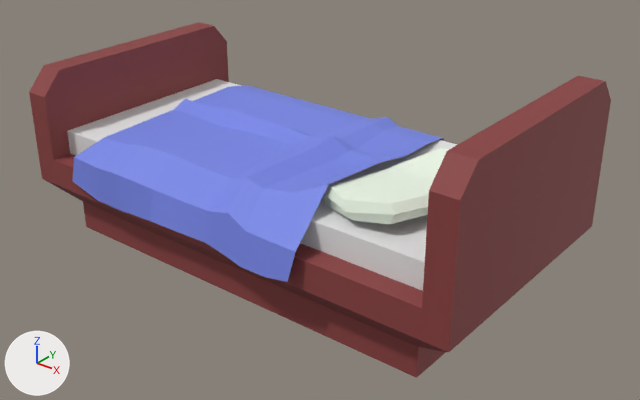
One commit to the FBX model raw/models/objects/bed01.fbx: the scene before it, then after it.
The view is the same before and after, from a camera (50 mm lens) standing at (0.899, -1.08, 0.78) and looking at (0.038, -0.003, 0.112). The lights are fixed; the arrows at lower left show +X, +Y and +Z. Where no turn or scale is listed for an object, it has been applied to the vertices.

Objects in the first picture: 'Bed'.
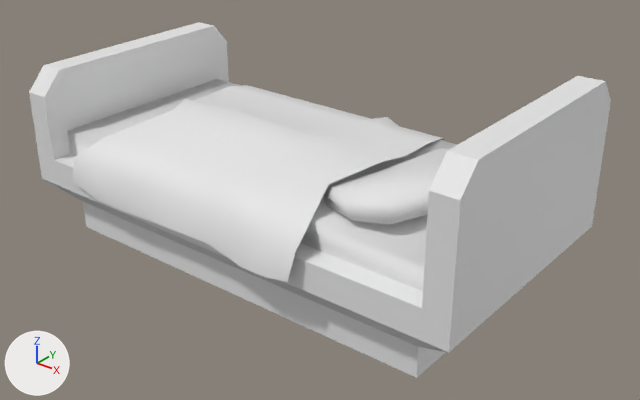
The change, as a diff of the scene's bpy script:
```diff
--- a/raw/models/objects/bed01.fbx.py
+++ b/raw/models/objects/bed01.fbx.py
@@ mat_diffusetexture @@
+mat_diffusetexture = principled_material('Diffusetexture')
+mat_diffusetexture.base_color = (0.8, 0.8, 0.8)  # white #e7e7e7
+mat_diffusetexture.roughness = 0.553
@@ me_cube @@
 me_cube.from_pydata(...)  # 188 vertices, 162 faces; spans x -0.448..0.432, y -0.246..0.247, z 0.0..0.355
 # used by ob_bed; location = (0.0, 0.0, 0.0)
-me_cube.materials.append(mat_matress)  # white #e7e7e7
+# me_cube part 1: edges marked sharp go from 260 to 92
+# me_cube part 2: all 63 faces that had it switch from mat_bedframe (red #8a3e3e) to mat_diffusetexture (white #e7e7e7)
+# me_cube part 3: all 72 faces that had it switch from mat_bedsheet (blue #7988e7) to mat_diffusetexture (white #e7e7e7)
+# me_cube part 4: all 24 faces that had it switch from mat_pillow (white #f3ffee) to mat_diffusetexture (white #e7e7e7)
```

Location of each change, [x1, y1, x2, y2] in pixels of the pictures (640 x 400 px):
'Bed', shading changed, recoloured
    both: [29, 22, 611, 378]
part 1 of me_cube, shading changed
    both: [67, 79, 457, 291]
part 2 of me_cube, recoloured
    both: [29, 22, 611, 378]
part 3 of me_cube, recoloured (blue to white)
    both: [73, 85, 444, 282]
part 4 of me_cube, recoloured
    both: [323, 148, 449, 224]
